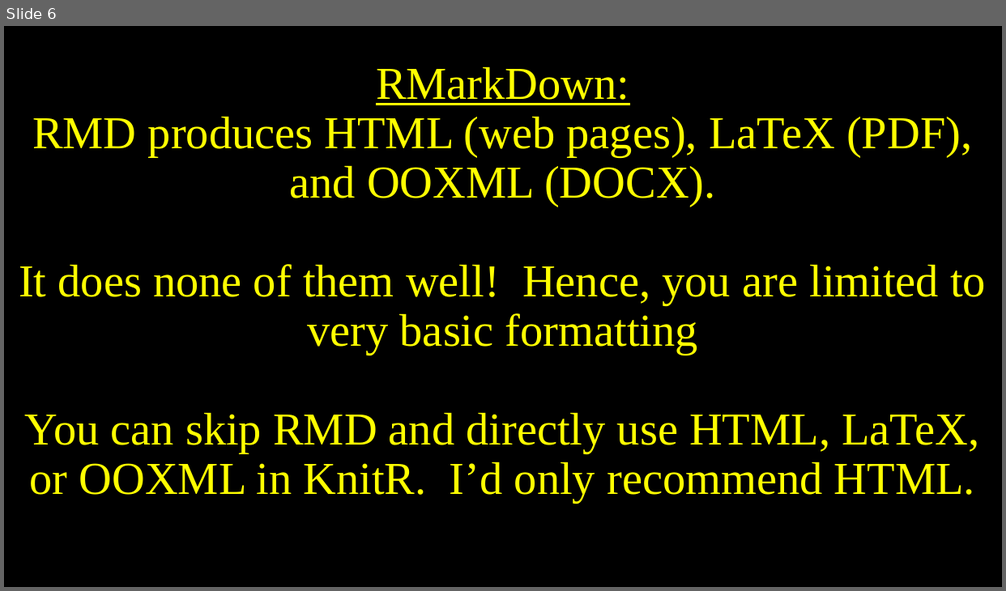
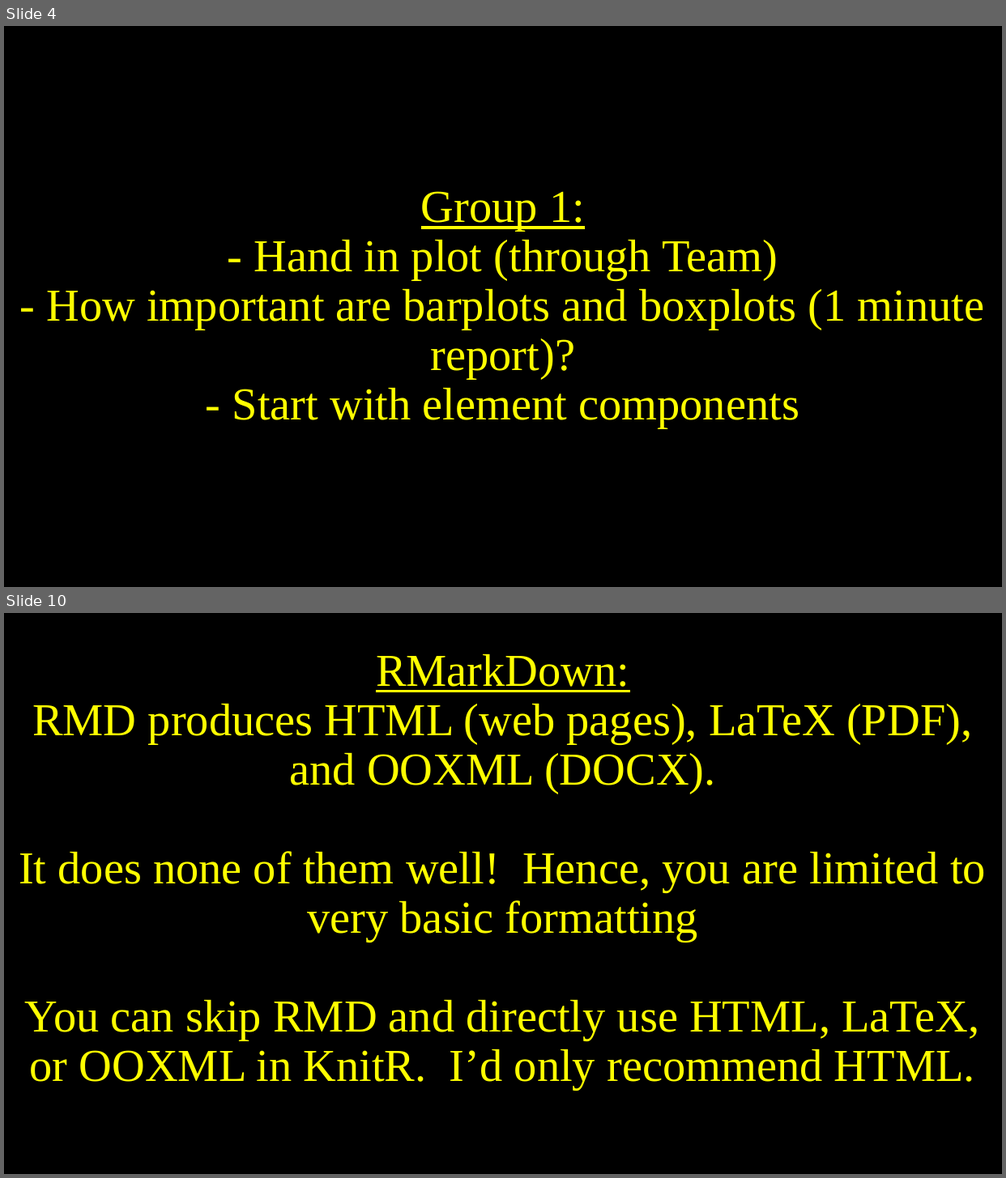
Before and after one commit to belinskyc/KnitR-RMD, a slide deck: KnitR.pptx. Shown one above the other, each under a label of ours: slide 6 before the commit, slides 4 and 10 after it; the slides between them are not shown. The pictures are 1006x591 and 1006x1178 pixels, drawn with LibreOffice and Linux fonts; fonts in the diff are those of the drawing. Boxes give left, top, right and bottom in pixels: in the first picture for what was removed or moved away, otherwise in the second. Text is boxed around its words. In the diff, an @@ line names an element or a change of style, - is before the commit and + after.

```diff
--- a/KnitR.pptx
+++ b/KnitR.pptx
@@ slide 4 added at [4, 26, 1002, 587], background #000000 @@
@@ title added at [46, 191, 985, 429], 44 pt, text #FFFF00 @@
+Group 1:
+- Hand in plot (through Team)
+- How important are barplots and boxplots (1 minute report)?
+- Start with element components
@@ what was slide 6 is now slide 10 @@
```
Also in this commit, not shown: 7 slides changed, 5 other slides added, 5 other files.
